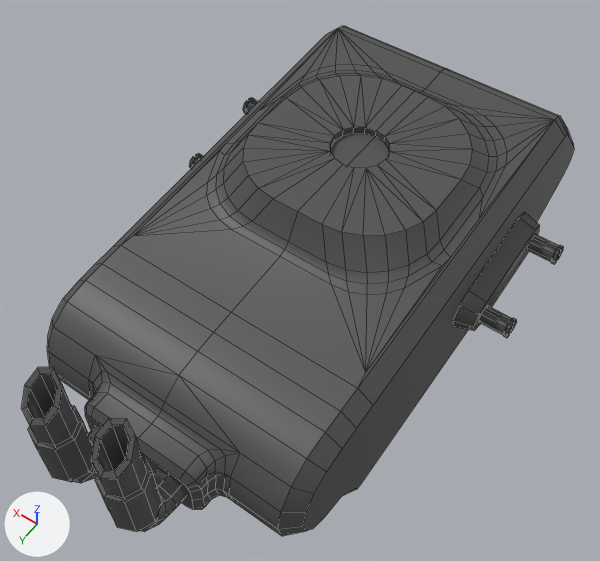
The OBJ model models/tank/chassis.obj, before and after one commit.
Camera for both pictures: a 50 mm lens placed at (-1.35, 2.11, 3.92), pointed at (0.0, 0.22, 0.95). The lights are fixed; the arrows at lower left show +X, +Y and +Z. Mesh edges are drawn as thin lines. Where no turn or scale is listed for an object, it has been applied to the vertices. Vertices at the same position are counted once.

In view in the first picture: 'Chassis'.
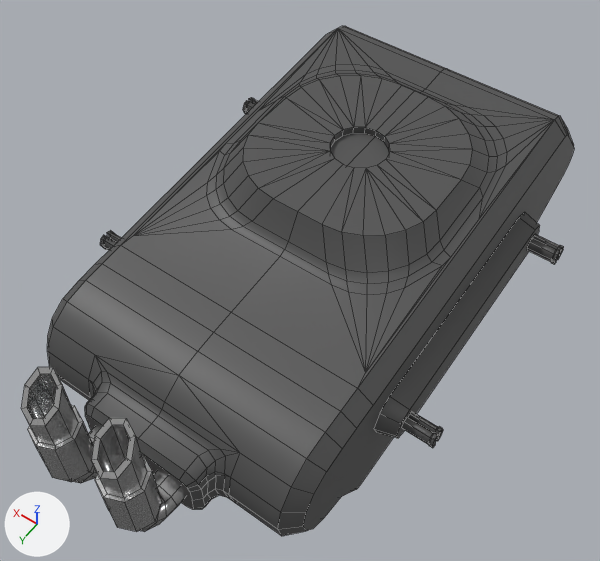
Location of each change, (x1, y1, x2, y2) in pixels of the pictures (600 x 561 px; the box of a moved part takes in the faces that stretch with it):
part 1 of me_chassis, moved or reshaped: before (189, 157, 199, 168); after (100, 235, 117, 250)
part 2 of me_chassis, moved or reshaped: before (196, 153, 203, 160); after (107, 230, 121, 242)
part 3 of me_chassis, moved or reshaped: before (479, 310, 513, 338); after (402, 417, 438, 448)
part 4 of me_chassis, moved or reshaped: before (485, 305, 517, 333); after (409, 411, 443, 441)
part 5 of me_chassis, moved or reshaped: before (453, 218, 540, 331); after (374, 218, 540, 438)
part 6 of me_chassis, recoloured: (21, 367, 186, 532) in both

Diff of the bpy script that builds the scene:
```diff
--- a/models/tank/chassis.obj.py
+++ b/models/tank/chassis.obj.py
@@ mat_shiny @@
+mat_shiny = principled_material('Shiny')
+mat_shiny.base_color = (0.581, 0.581, 0.581)  # light grey #c9c9c9
+mat_shiny.metallic = 0.827
+mat_shiny.roughness = 0.22
@@ me_chassis @@
 me_chassis.from_pydata(...)  # 802 vertices, 754 faces; spans x -0.9..0.9, y -1.3..1.57, z 0.42..1.58
 # used by ob_chassis; location = (0.0, 0.0, 0.0)
 # before: 482 (-0.67, -0.04, 1.0) at pixel (459, 305), 483 (-0.67, -0.04, 0.85) at pixel (454, 326), 484 (-0.67, -0.11, 0.81), 486 (-0.67, -0.11, 1.03) at pixel (468, 290), 487 (-0.67, 0.0, 0.93) at pixel (452, 320)
 # before: 495 (-0.76, -0.05, 0.99) at pixel (479, 314), 496 (-0.76, -0.05, 0.86) at pixel (474, 330), 497 (-0.76, -0.12, 0.84) at pixel (479, 324), 498 (-0.76, -0.12, 1.01) at pixel (486, 302), 499 (-0.76, -0.03, 0.93) at pixel (473, 326)
+# me_chassis part 1: the loose piece of 25 vertices spanning x 0.76..0.9, y -0.11..-0.07, z 0.88..0.97 is moved by (0.0, 0.65, 0.0)
+# me_chassis part 2: the loose piece of 25 vertices spanning x 0.76..0.9, y -0.16..-0.12, z 0.88..0.97 is moved by (0.0, 0.65, 0.0)
+# me_chassis part 3: the loose piece of 25 vertices spanning x -0.9..-0.76, y -0.11..-0.07, z 0.88..0.97 is moved by (0.0, 0.65, 0.0)
+# me_chassis part 4: the loose piece of 25 vertices spanning x -0.9..-0.76, y -0.16..-0.12, z 0.88..0.97 is moved by (0.0, 0.65, 0.0)
+# me_chassis part 5
+for i in [482, 483, 484, 486, 487, *range(495, 500)]: me_chassis.vertices[i].co += Vector((0.0, 0.65, 0.0))
+# me_chassis part 6: 162 faces spanning x -0.26..0.26, y 1.26..1.57, z 0.84..1.58 switch from mat_gray (dark grey #525252) to mat_shiny (light grey #c9c9c9)
```
